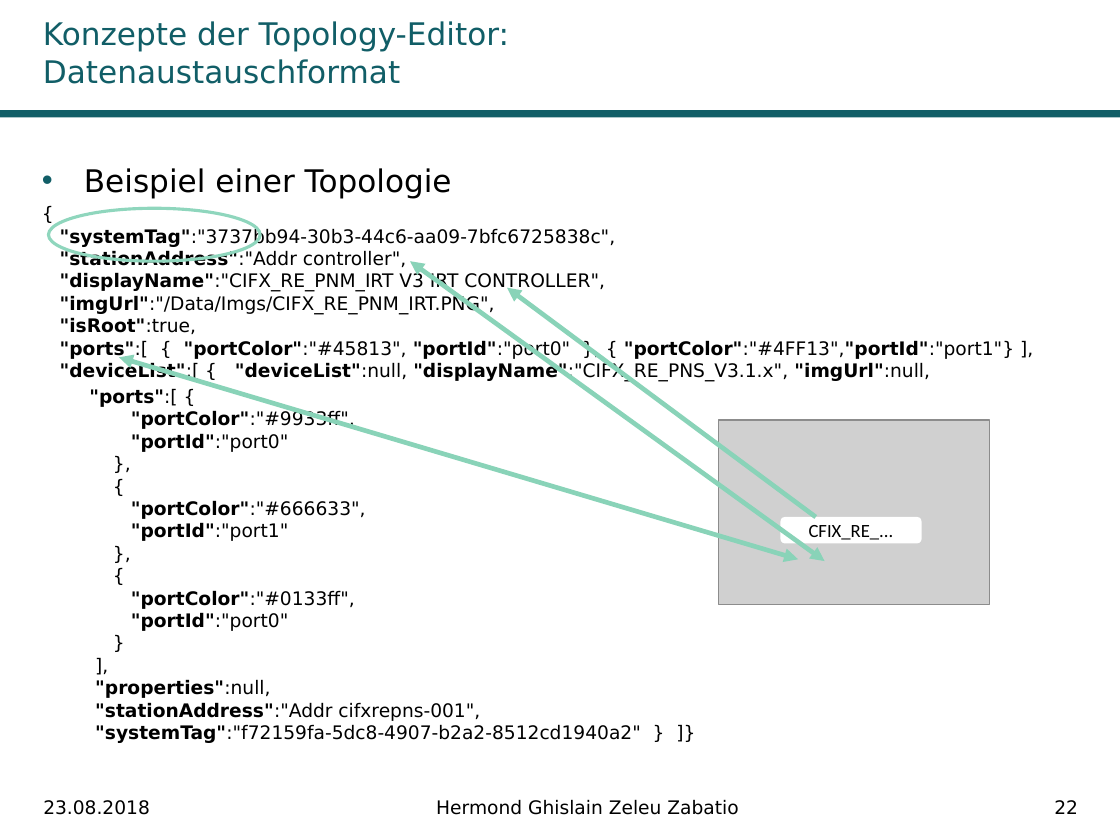
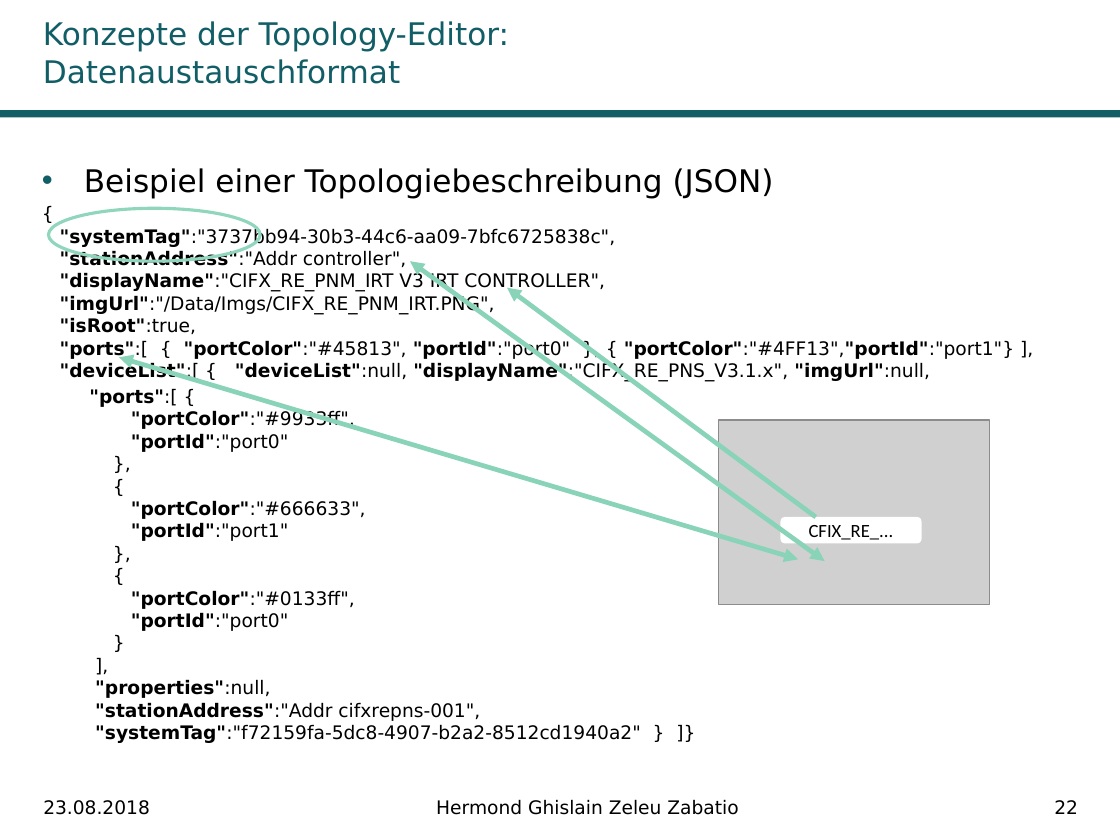
Before and after one commit to Ghislain1/zoe-fb-app, a slide deck: slide 22 of Master-Abschluss.pptx. Drawn at 1120x840 pixels with LibreOffice and Linux fonts; fonts in the diff are those of the drawing; grey boxes stand for pictures; background and template pictures are left out. Boxes give left, top, right and bottom in pixels: in the first picture for what was removed or moved away, otherwise in the second. Text is boxed around its words. In the diff, an @@ line names an element or a change of style, - is before the commit and + after.

```diff
--- a/Master-Abschluss.pptx
+++ b/Master-Abschluss.pptx
@@ text at [84,168,774,198]: text changed @@
-• Beispiel einer Topologie
+• Beispiel einer Topologiebeschreibung (JSON)
```
Also in this commit, not shown: 14 other slides changed, 1 other file.
